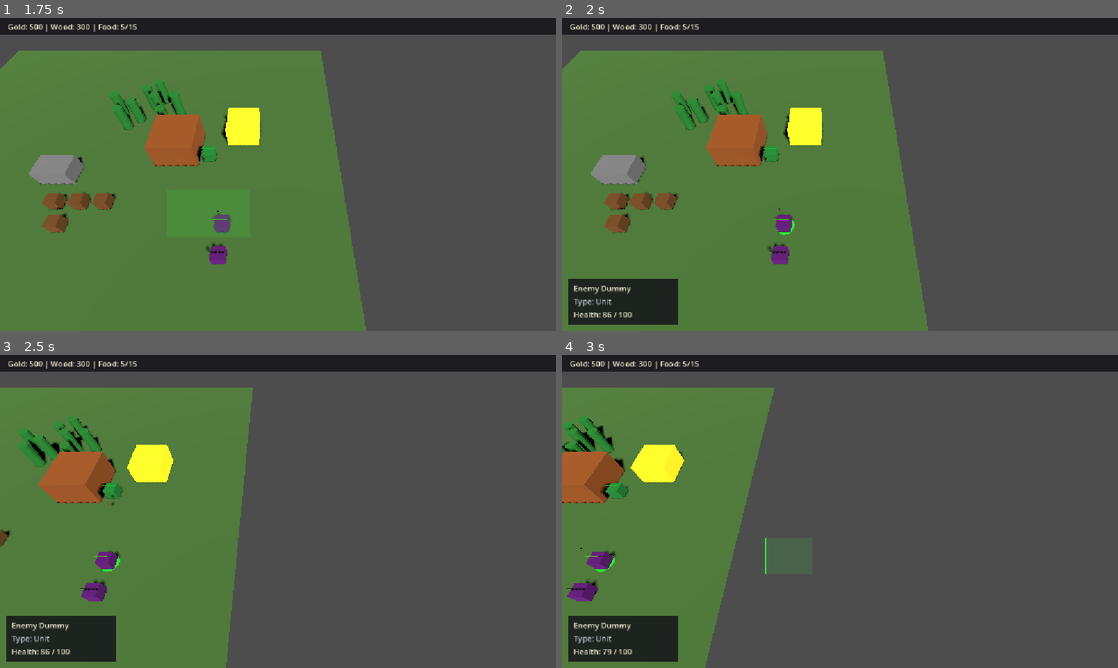
Above: before the commit, frames 1-4 (two rows, left to right).
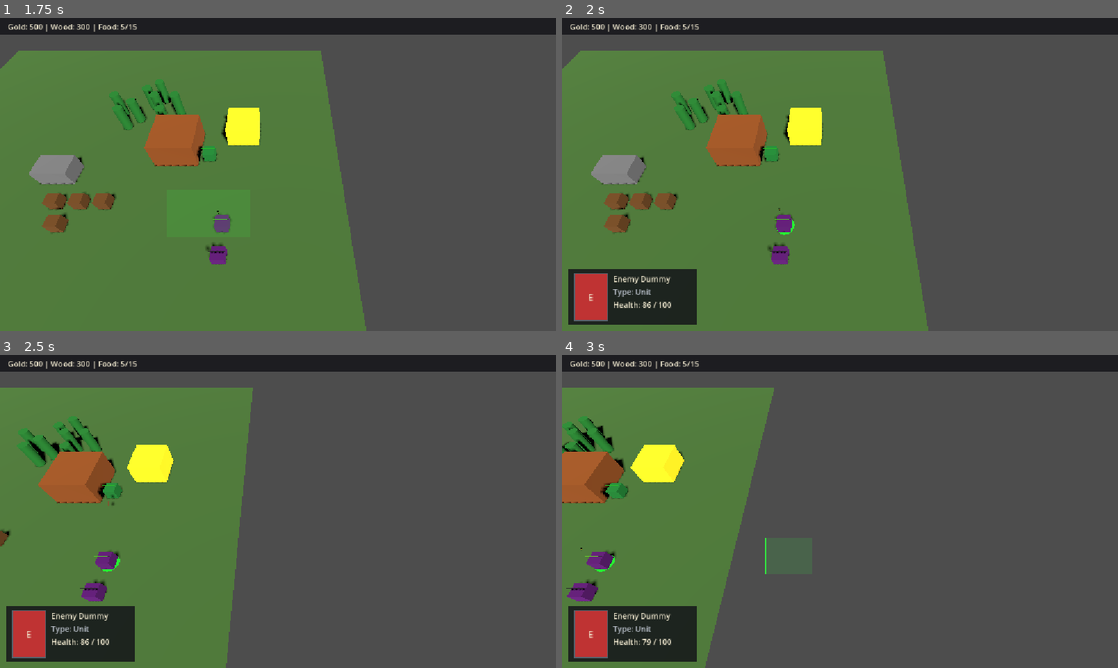
Above: after the commit, the same moments.

Repository: nplvkntx/endless-battle
Game: Godot game, scene res://scenes/main.tscn
Same seed, same stepped clock (60 frames per second), same inputs: the game is played once before the commit and once after it.
Inputs (mouse positions are in pixels of both pictures, inside the frame that each line leads up to):
- Up to frame 1 (1.75 s): tap Enter at 0.5 s; move the mouse to (400, 158) at 0.52 s; hold Right (ui_right) 0.53-1.25 s; tap B at 0.6 s; click (400, 158) at 0.67 s; drag from (166, 190) to (250, 237) at 1.27 s
- Up to frame 2 (2 s): no input
- Up to frame 3 (2.5 s): move the mouse to (333, 442) at 2.02 s; hold Right (ui_right) from 2.03 s (still down); tap T at 2.1 s
- Up to frame 4 (3 s): release Right (ui_right) at 2.75 s; drag from (812, 574) to (673, 464) at 2.77 s

Frame 1 is identical in both runs. In frame 2, 2.4% of the frame differs, in the area x 1-25%, y 80-98%; in frame 3, 2.4%; in frame 4, 2.4%.

Commit message:
Add selected unit portrait placeholder

Diff:
--- a/scenes/main.tscn
+++ b/scenes/main.tscn
@@ -30,6 +30,14 @@
 content_margin_right = 12.0
 content_margin_bottom = 8.0
 
+[sub_resource type="StyleBoxFlat" id="StyleBoxFlat_portrait_frame"]
+bg_color = Color(0.04, 0.04, 0.06, 1)
+border_width_left = 2
+border_width_top = 2
+border_width_right = 2
+border_width_bottom = 2
+border_color = Color(0.35, 0.38, 0.42, 1)
+
 [sub_resource type="StandardMaterial3D" id="StandardMaterial3D_ground"]
 albedo_color = Color(0.35, 0.55, 0.25, 1)
 
@@ -96,8 +104,8 @@
 anchor_top = 1.0
 anchor_bottom = 1.0
 offset_left = 12.0
-offset_top = -108.0
-offset_right = 240.0
+offset_top = -128.0
+offset_right = 280.0
 offset_bottom = -12.0
 grow_vertical = 0
 mouse_filter = 2
@@ -107,21 +115,51 @@
 [node name="MarginContainer" type="MarginContainer" parent="GameUI/SelectionInfoPanel"]
 layout_mode = 2
 
-[node name="VBoxContainer" type="VBoxContainer" parent="GameUI/SelectionInfoPanel/MarginContainer"]
-layout_mode = 2
+[node name="HBoxContainer" type="HBoxContainer" parent="GameUI/SelectionInfoPanel/MarginContainer"]
+layout_mode = 2
+theme_override_constants/separation = 10
+
+[node name="PortraitFrame" type="PanelContainer" parent="GameUI/SelectionInfoPanel/MarginContainer/HBoxContainer"]
+custom_minimum_size = Vector2(72, 72)
+layout_mode = 2
+theme_override_styles/panel = SubResource("StyleBoxFlat_portrait_frame")
+
+[node name="PortraitColor" type="ColorRect" parent="GameUI/SelectionInfoPanel/MarginContainer/HBoxContainer/PortraitFrame"]
+layout_mode = 2
+offset_left = 4.0
+offset_top = 4.0
+offset_right = 68.0
+offset_bottom = 68.0
+color = Color(0.5, 0.5, 0.55, 1)
+
+[node name="PortraitLabel" type="Label" parent="GameUI/SelectionInfoPanel/MarginContainer/HBoxContainer/PortraitFrame"]
+layout_mode = 2
+offset_left = 4.0
+offset_top = 4.0
+offset_right = 68.0
+offset_bottom = 68.0
+theme_override_colors/font_color = Color(0.95, 0.92, 0.82, 1)
+theme_override_font_sizes/font_size = 18
+text = "?"
+horizontal_alignment = 1
+vertical_alignment = 1
+
+[node name="InfoVBox" type="VBoxContainer" parent="GameUI/SelectionInfoPanel/MarginContainer/HBoxContainer"]
+layout_mode = 2
+size_flags_horizontal = 3
 theme_override_constants/separation = 4
 
-[node name="NameLabel" type="Label" parent="GameUI/SelectionInfoPanel/MarginContainer/VBoxContainer"]
+[node name="NameLabel" type="Label" parent="GameUI/SelectionInfoPanel/MarginContainer/HBoxContainer/InfoVBox"]
 layout_mode = 2
 theme_override_colors/font_color = Color(0.95, 0.92, 0.82, 1)
 text = "Unit Name"
 
-[node name="TypeLabel" type="Label" parent="GameUI/SelectionInfoPanel/MarginContainer/VBoxContainer"]
+[node name="TypeLabel" type="Label" parent="GameUI/SelectionInfoPanel/MarginContainer/HBoxContainer/InfoVBox"]
 layout_mode = 2
 theme_override_colors/font_color = Color(0.75, 0.78, 0.82, 1)
 text = "Type: Unit"
 
-[node name="HealthLabel" type="Label" parent="GameUI/SelectionInfoPanel/MarginContainer/VBoxContainer"]
+[node name="HealthLabel" type="Label" parent="GameUI/SelectionInfoPanel/MarginContainer/HBoxContainer/InfoVBox"]
 layout_mode = 2
 theme_override_colors/font_color = Color(0.95, 0.92, 0.82, 1)
 text = "Health: 100 / 100"
--- a/scripts/ui/selection_info_panel.gd
+++ b/scripts/ui/selection_info_panel.gd
@@ -1,14 +1,28 @@
 extends PanelContainer
 
-## Shows basic name, type, and health info for the current selection.
+## Shows basic name, type, health, and portrait placeholder for the current selection.
 
 @export var selection_manager_path: NodePath = "../../SelectionManager"
 
-@onready var _name_label: Label = $MarginContainer/VBoxContainer/NameLabel
-@onready var _type_label: Label = $MarginContainer/VBoxContainer/TypeLabel
-@onready var _health_label: Label = $MarginContainer/VBoxContainer/HealthLabel
+@onready var _portrait_color: ColorRect = $MarginContainer/HBoxContainer/PortraitFrame/PortraitColor
+@onready var _portrait_label: Label = $MarginContainer/HBoxContainer/PortraitFrame/PortraitLabel
+@onready var _name_label: Label = $MarginContainer/HBoxContainer/InfoVBox/NameLabel
+@onready var _type_label: Label = $MarginContainer/HBoxContainer/InfoVBox/TypeLabel
+@onready var _health_label: Label = $MarginContainer/HBoxContainer/InfoVBox/HealthLabel
 
 var _tracked_health_component: HealthComponent = null
+
+const PORTRAIT_STYLES: Dictionary = {
+	"worker": {"color": Color(0.55, 0.35, 0.15, 1), "label": "W"},
+	"swordsman": {"color": Color(0.35, 0.45, 0.75, 1), "label": "SW"},
+	"archer": {"color": Color(0.15, 0.65, 0.25, 1), "label": "A"},
+	"enemy_dummy": {"color": Color(0.75, 0.2, 0.2, 1), "label": "E"},
+	"town_center": {"color": Color(0.75, 0.4, 0.15, 1), "label": "TC"},
+	"barracks": {"color": Color(0.5, 0.32, 0.22, 1), "label": "B"},
+	"farm": {"color": Color(0.45, 0.7, 0.25, 1), "label": "F"},
+	"tower": {"color": Color(0.55, 0.58, 0.62, 1), "label": "T"},
+	"multiple": {"color": Color(0.42, 0.44, 0.48, 1), "label": "++"},
+}
 
 
 func _ready() -> void:
@@ -58,6 +72,7 @@
 
 func _show_multiple_units() -> void:
 	visible = true
+	_set_portrait("multiple")
 	_name_label.text = "Multiple units selected"
 	_type_label.visible = false
 	_health_label.visible = false
@@ -70,6 +85,7 @@
 		return
 
 	visible = true
+	_set_portrait(info.portrait_key)
 	_name_label.text = info.name
 	_type_label.text = "Type: %s" % info.type
 	_type_label.visible = true
@@ -83,10 +99,17 @@
 		return
 
 	visible = true
+	_set_portrait(info.portrait_key)
 	_name_label.text = info.name
 	_type_label.text = "Type: %s" % info.type
 	_type_label.visible = true
 	_configure_health_display(building)
+
+
+func _set_portrait(portrait_key: String) -> void:
+	var style: Dictionary = PORTRAIT_STYLES.get(portrait_key, PORTRAIT_STYLES["multiple"])
+	_portrait_color.color = style.color
+	_portrait_label.text = style.label
 
 
 func _configure_health_display(node: Node) -> void:
@@ -124,23 +147,23 @@
 
 func _get_unit_info(unit: Unit) -> Dictionary:
 	if unit is Swordsman:
-		return {"name": "Swordsman", "type": "Unit"}
+		return {"name": "Swordsman", "type": "Unit", "portrait_key": "swordsman"}
 	if unit is Archer:
-		return {"name": "Archer", "type": "Unit"}
+		return {"name": "Archer", "type": "Unit", "portrait_key": "archer"}
 	if unit is Worker:
-		return {"name": "Worker", "type": "Unit"}
+		return {"name": "Worker", "type": "Unit", "portrait_key": "worker"}
 	if unit is EnemyDummy:
-		return {"name": "Enemy Dummy", "type": "Unit"}
+		return {"name": "Enemy Dummy", "type": "Unit", "portrait_key": "enemy_dummy"}
 	return {}
 
 
 func _get_building_info(building: Building) -> Dictionary:
 	if building is CommandCenter:
-		return {"name": "Town Center", "type": "Building"}
+		return {"name": "Town Center", "type": "Building", "portrait_key": "town_center"}
 	if building is Barracks:
-		return {"name": "Barracks", "type": "Building"}
+		return {"name": "Barracks", "type": "Building", "portrait_key": "barracks"}
 	if building is Farm:
-		return {"name": "Farm", "type": "Building"}
+		return {"name": "Farm", "type": "Building", "portrait_key": "farm"}
 	if building is Tower:
-		return {"name": "Tower", "type": "Building"}
+		return {"name": "Tower", "type": "Building", "portrait_key": "tower"}
 	return {}
